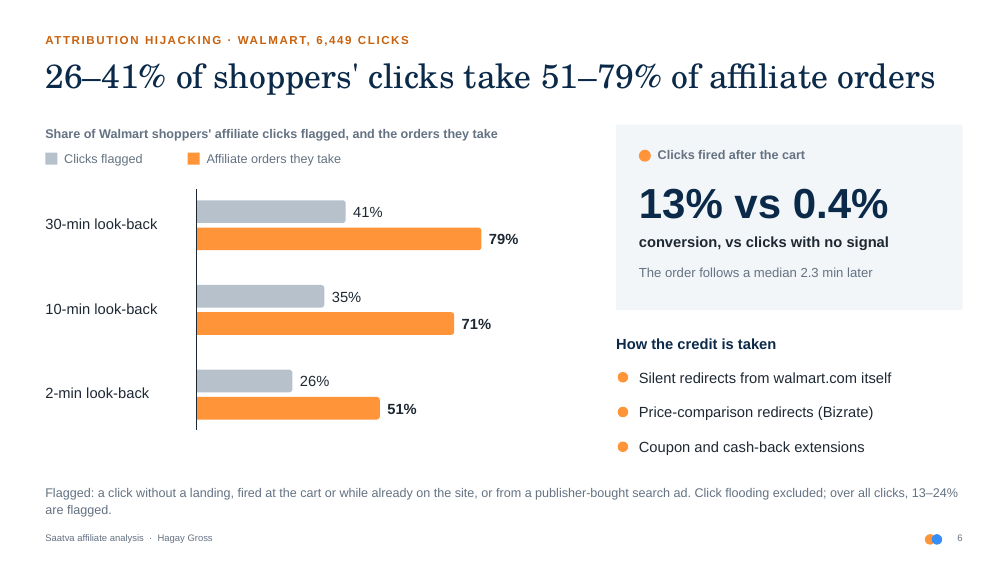
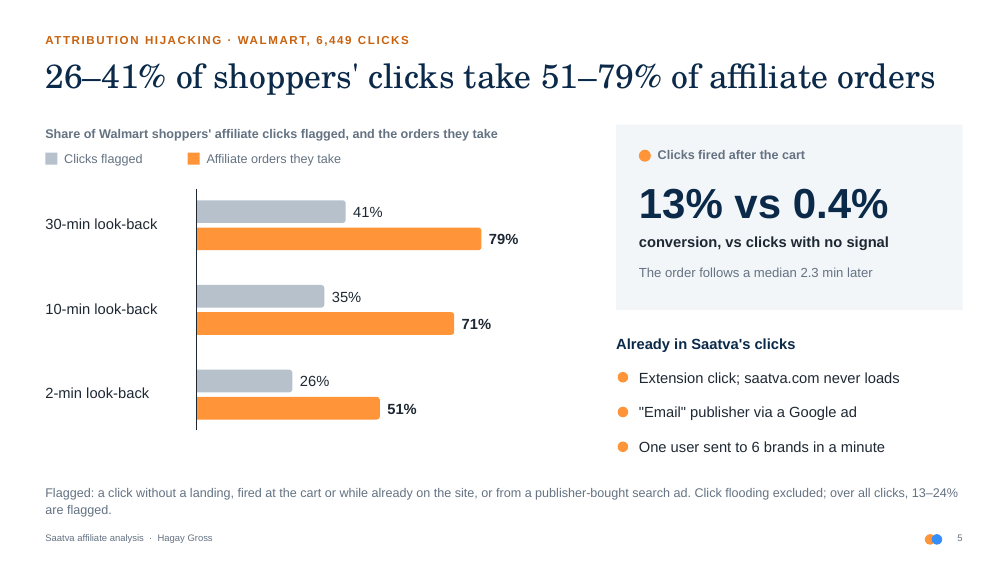
Before and after one commit to Hagaygro/partnerize-assignment, a slide deck: slide 5 of deck/saatva_affiliate_analysis.pptx (slide 6 before the commit). Drawn at 1008x567 pixels with LibreOffice and Linux fonts; fonts in the diff are those of the drawing. Boxes give left, top, right and bottom in pixels: in the first picture for what was removed or moved away, otherwise in the second. Text is boxed around its words. In the diff, an @@ line names an element or a change of style, - is before the commit and + after.

```diff
--- a/deck/saatva_affiliate_analysis.pptx
+++ b/deck/saatva_affiliate_analysis.pptx
@@ text at [616, 338, 796, 352]: text changed @@
-How the credit is taken
+Already in Saatva's clicks
@@ text at [639, 372, 900, 385]: text changed @@
-Silent redirects from walmart.com itself
+Extension click; saatva.com never loads
@@ text at [639, 406, 857, 420]: text changed @@
-Price-comparison redirects (Bizrate)
+"Email" publisher via a Google ad
@@ text at [639, 441, 885, 452]: text changed @@
-Coupon and cash-back extensions
+One user sent to 6 brands in a minute
```
Also in this commit, not shown: 4 other slides changed, 11 slides removed, 4 other files.
